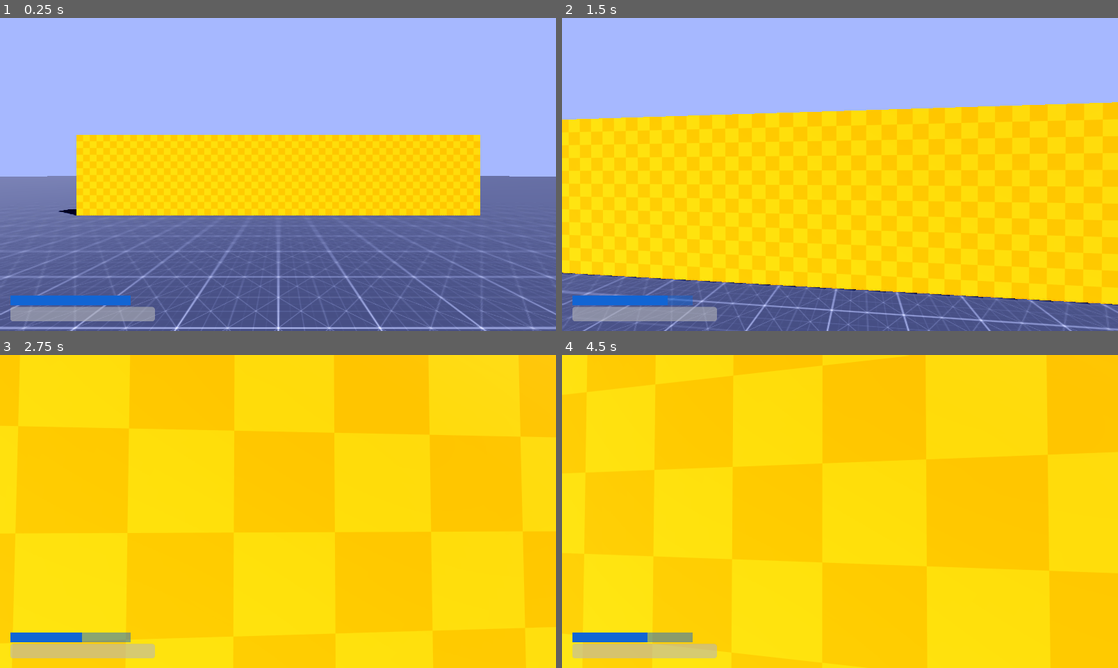
Above: before the commit, frames 1-4 (two rows, left to right).
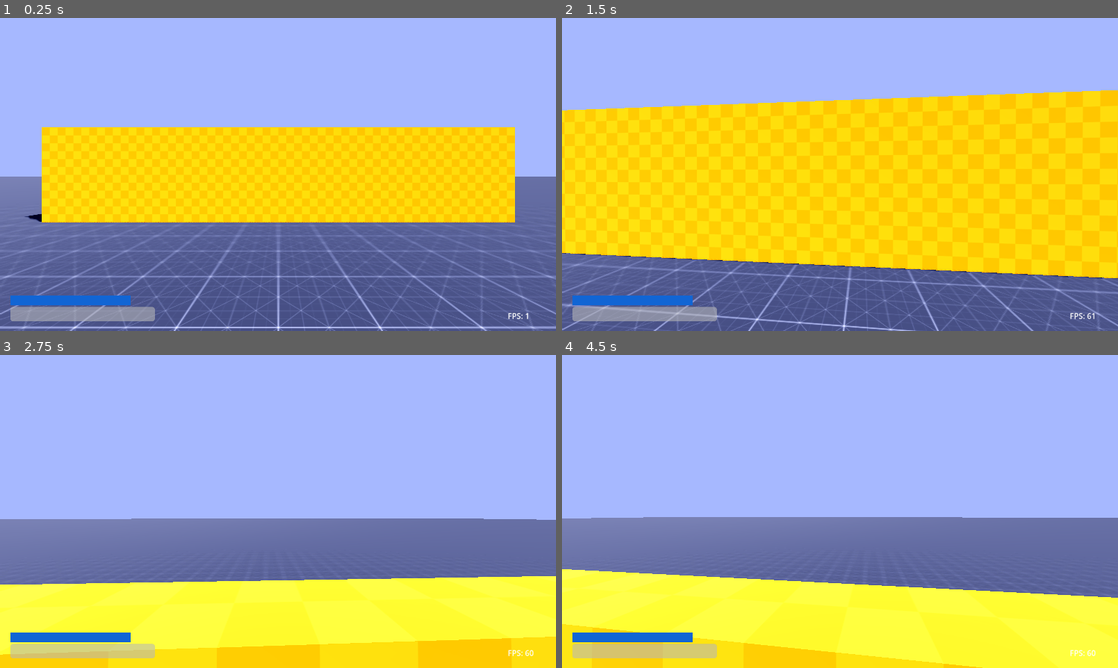
Above: after the commit, the same moments.

Repository: Polar4ik/Neysat
Game: Godot game, scene res://Scenes/World.tscn
The game is run twice, just before and just after one commit, with the same random seed, the same clock (stepped at 60 frames per second) and the same inputs.
Inputs (mouse positions are in pixels of both pictures, inside the frame that each line leads up to):
- Up to frame 1 (0.25 s): no input
- Up to frame 2 (1.5 s): move the mouse to (867, 174) at 0.52 s; hold Shift (sprint) 0.53-1.28 s; hold W (forward) from 0.53 s (still down); tap Space (jump) at 0.77, 0.8, 1.07, 1.35 s; move the mouse to (812, 174) at 1.27 s
- Up to frame 3 (2.75 s): keep holding W (forward); tap Space (jump) at 1.52, 1.82, 2.3 s; tap Shift (sprint) at 1.55 s; move the mouse to (289, 505) at 2.02 s; hold Shift (sprint) from 2.03 s (still down)
- Up to frame 4 (4.5 s): keep holding W (forward); move the mouse to (834, 517) at 2.77 s; release Shift (sprint) at 2.78 s; tap Shift (sprint) at 2.85, 4.35 s; tap Space (jump) at 3.02, 3.32, 3.6, 3.77, 4.07 s; move the mouse to (878, 514) at 3.52 s; move the mouse to (795, 508) at 4.27 s

The runs differ from the first frame. In frame 1, 8.0% of the frame differs, in the area x 0-100%, y 34-100%; in frame 2, 13%; in frame 3, 92%; in frame 4, 95%, in the area x 0-100%, y 0-100%.

Commit message:
Lien, UserInput

Diff:
--- /dev/null
+++ b/Components/LienComponent.tscn
@@ -0,0 +1,6 @@
+[gd_scene load_steps=2 format=3 uid="uid://bkofyoe1kjlby"]
+
+[ext_resource type="Script" path="res://Components/Scripts/LienComponent.gd" id="1_hfat1"]
+
+[node name="LienComponent" type="Node"]
+script = ExtResource("1_hfat1")
--- a/Components/Scripts/GravitationComponent.gd
+++ b/Components/Scripts/GravitationComponent.gd
@@ -2,8 +2,8 @@
 
 @onready var player: CharacterBody3D = get_parent()
 
-const GRAVITY := 9.8
+const GRAVITY := 9.3
 
 func gravity(delta: float) -> void:
 	if not player.is_on_floor():
-		player.velocity.y -= GRAVITY * delta
+		player.velocity.y -= GRAVITY * delta * 3
--- a/Components/Scripts/JumpComponent.gd
+++ b/Components/Scripts/JumpComponent.gd
@@ -2,8 +2,11 @@
 
 @onready var player: CharacterBody3D = get_parent()
 
-const JUMP_VELOCITY := 4.0
+const JUMP_VELOCITY := 10.0
+
+func _ready() -> void:
+	Events.jump.connect(jump)
 
 func jump() -> void:
-	if Input.is_action_just_pressed("jump") and player.is_on_floor():
+	if player.is_on_floor():
 		player.velocity.y = JUMP_VELOCITY
--- /dev/null
+++ b/Components/Scripts/LienComponent.gd
@@ -0,0 +1,51 @@
+extends Node
+
+enum LienEnum{
+	NONE,
+	LEFT,
+	RIGHT
+}
+var lien_state := LienEnum.NONE
+var lien_deg := 0.0
+
+@onready var body := get_parent().find_child("Body")
+@onready var collider := get_parent().find_child("Collider")
+
+#func _input(_event: InputEvent) -> void:
+#	if Input.is_action_just_pressed("right_lien") and lien_state == LienEnum.NONE:
+#		lien_state = LienEnum.RIGHT
+#		lien_deg = -35
+#	elif Input.is_action_just_pressed("left_lien") and lien_state == LienEnum.NONE:
+#		lien_state = LienEnum.LEFT
+#		lien_deg = 35
+#	elif Input.is_action_just_pressed("left_lien") or Input.is_action_just_pressed("right_lien") and lien_state != LienEnum.NONE:
+#		lien_state = LienEnum.NONE
+#		lien_deg = 0
+
+#func _ready() -> void:
+#	Events.lien_left.connect(lien_left)
+#	Events.lien_right.connect(lien_right)
+
+#func lien_left() -> void:
+#	if lien_state == LienEnum.NONE:
+#		lien_state = LienEnum.LEFT
+#		lien_deg = 35
+#		lien()
+#	elif lien_state != LienEnum.NONE:
+#		lien_state = LienEnum.NONE
+#		lien_deg = 0
+#		lien()
+#
+#func lien_right() -> void:
+#	if lien_state == LienEnum.NONE:
+#		lien_state = LienEnum.RIGHT
+#		lien_deg = -35
+#		lien()
+#	elif lien_state != LienEnum.NONE:
+#		lien_state = LienEnum.NONE
+#		lien_deg = 0
+#		lien()
+
+func lien() -> void:
+	body.rotation_degrees.z = lerp(float(body.rotation_degrees.z), lien_deg, 0.5)
+	collider.rotation_degrees.z = lien_deg
--- a/Components/Scripts/SprintComponent.gd
+++ b/Components/Scripts/SprintComponent.gd
@@ -2,20 +2,14 @@
 
 @export var max_stamina := 100.0
 var stamina := 0.0
+var can_reset_stamin := false
 
-const SPEED := 5.0
-const FRICTION := 9.0
+const SPEED := 10.0
 
 func _ready() -> void:
+#	Events.sprint.connect(sprint)
 	stamina = max_stamina
-	stamina = clamp(stamina, 0, max_stamina)
 
-func sprint(delta) -> void:
-	stamina = clamp(stamina, 0, max_stamina)
-	if stamina > 0 and Input.is_action_pressed("sprint") and Input.is_action_pressed("forward"):
-		$"../WalkComponent".walk(delta, SPEED)
-		stamina -= 0.5
-		Events.change_stamina.emit(stamina)
-	elif stamina < 100 and not Input.is_action_pressed("sprint"):
-		stamina += 0.1
-		Events.change_stamina.emit(stamina)
+func sprint() -> void:
+#	print("SPE")
+	Events.walk.emit(get_physics_process_delta_time(), SPEED)
--- /dev/null
+++ b/Components/Scripts/UserInput.gd
@@ -0,0 +1,16 @@
+extends Node
+
+func _input(_event: InputEvent) -> void:
+#	if Input.get_vector("left", "right", "forward", "down"):
+#		Events.walk.emit()
+	if Input.is_action_just_pressed("jump"):
+		Events.jump.emit()
+	if Input.is_action_pressed("sprint") and Input.is_action_pressed("forward"):
+		Events.sprint.emit()
+	if Input.is_action_just_pressed("left_lien"):
+		Events.lien_left.emit()
+	elif Input.is_action_just_pressed("right_lien"):
+		Events.lien_right.emit()
+
+func _physics_process(_delta: float) -> void:
+	$"../WalkComponent".walk()
--- a/Components/Scripts/WalkComponent.gd
+++ b/Components/Scripts/WalkComponent.gd
@@ -1,23 +1,19 @@
 extends Node
 
-@onready var player: CharacterBody3D = get_parent()
-@onready var head: Marker3D = player.find_child("Head")
-@onready var animation_player: AnimationPlayer = player.find_child("AnimationPlayer")
+@onready var player := get_parent()
+@onready var animation_player := player.find_child("AnimationPlayer")
 
 const SPEED := 3.0
 const FRICTION := 9.0
 
-func walk(delta: float, speed: int) -> void:
+#func _ready() -> void:
+#	Events.walk.connect(walk)
+
+func walk() -> void:
 	var input_dir := Input.get_vector("left", "right", "forward", "down")
-	var direction := (Basis(Vector3.UP, head.rotation.y) * Vector3(input_dir.x, 0, input_dir.y)).normalized()
-	if player.is_on_floor():
-		if direction:
-			player.velocity.x = direction.x * speed
-			player.velocity.z = direction.z * speed
-			animation_player.play("walk")
-		else:
-			player.velocity = lerp(player.velocity, Vector3.ZERO, FRICTION * delta)
-			animation_player.play("idle")
+	var direction := (Basis(Vector3.UP, player.rotation.y) * Vector3(input_dir.x, 0, input_dir.y)).normalized()
+	if direction:
+		player.velocity.x = direction.x * SPEED
+		player.velocity.z = direction.z * SPEED
 	else:
-		player.velocity.x = lerp(player.velocity.x, direction.x * speed, delta * 3)
-		player.velocity.z = lerp(player.velocity.z, direction.z * speed, delta * 3)
+		player.velocity = lerp(player.velocity, Vector3.ZERO, FRICTION * get_physics_process_delta_time())
--- a/Core/Singletons/Events.gd
+++ b/Core/Singletons/Events.gd
@@ -1,3 +1,9 @@
 extends Node
 
 signal change_stamina(value: float)
+
+signal walk
+signal jump
+signal sprint
+signal lien_left
+signal lien_right
--- a/Object/Player.tscn
+++ b/Object/Player.tscn
@@ -1,12 +1,14 @@
-[gd_scene load_steps=13 format=3 uid="uid://c1kpvocau5j4j"]
+[gd_scene load_steps=15 format=3 uid="uid://c1kpvocau5j4j"]
 
 [ext_resource type="Script" path="res://Scripts/PlayerController.gd" id="1_2ll41"]
 [ext_resource type="Script" path="res://Scripts/HeadController.gd" id="2_1fcxj"]
 [ext_resource type="PackedScene" uid="uid://dsvuvj8je7lgo" path="res://Object/hud.tscn" id="3_gkfl2"]
+[ext_resource type="Script" path="res://Components/Scripts/UserInput.gd" id="4_8dxa2"]
 [ext_resource type="PackedScene" uid="uid://i2ulstyn08uk" path="res://Components/WalkComponent.tscn" id="4_q3kt8"]
 [ext_resource type="PackedScene" uid="uid://dtnyyq82c7yad" path="res://Components/GravitationComponent.tscn" id="5_bgmeh"]
 [ext_resource type="PackedScene" uid="uid://d0b8f3s3n2ms0" path="res://Components/JumpComponent.tscn" id="6_672i0"]
 [ext_resource type="PackedScene" uid="uid://dn6fbdlgl5333" path="res://Components/SprintComponent.tscn" id="7_qa3v8"]
+[ext_resource type="PackedScene" uid="uid://bkofyoe1kjlby" path="res://Components/LienComponent.tscn" id="8_ctpmw"]
 
 [sub_resource type="CapsuleShape3D" id="CapsuleShape3D_kshfw"]
 
@@ -15,7 +17,7 @@
 tracks/0/type = "value"
 tracks/0/imported = false
 tracks/0/enabled = true
-tracks/0/path = NodePath("Head:position")
+tracks/0/path = NodePath("Body/Head:position")
 tracks/0/interp = 1
 tracks/0/loop_wrap = true
 tracks/0/keys = {
@@ -32,7 +34,7 @@
 tracks/0/type = "value"
 tracks/0/imported = false
 tracks/0/enabled = true
-tracks/0/path = NodePath("Head:position")
+tracks/0/path = NodePath("Body/Head:position")
 tracks/0/interp = 1
 tracks/0/loop_wrap = true
 tracks/0/keys = {
@@ -49,7 +51,7 @@
 tracks/0/type = "value"
 tracks/0/imported = false
 tracks/0/enabled = true
-tracks/0/path = NodePath("Head:position")
+tracks/0/path = NodePath("Body/Head:position")
 tracks/0/interp = 1
 tracks/0/loop_wrap = true
 tracks/0/keys = {
@@ -72,22 +74,26 @@
 [node name="Collider" type="CollisionShape3D" parent="."]
 shape = SubResource("CapsuleShape3D_kshfw")
 
-[node name="Head" type="Marker3D" parent="."]
+[node name="Body" type="Marker3D" parent="."]
+
+[node name="Head" type="Marker3D" parent="Body"]
 transform = Transform3D(1, 0, 0, 0, 1, 0, 0, 0, 1, 0, 0.5, 0)
 script = ExtResource("2_1fcxj")
 
-[node name="Camera3D" type="Camera3D" parent="Head"]
+[node name="Camera3D" type="Camera3D" parent="Body/Head"]
 
-[node name="HUD" parent="Head/Camera3D" instance=ExtResource("3_gkfl2")]
+[node name="HUD" parent="Body/Head/Camera3D" instance=ExtResource("3_gkfl2")]
 
 [node name="AnimationPlayer" type="AnimationPlayer" parent="."]
-autoplay = "idle"
 playback_default_blend_time = 0.5
 movie_quit_on_finish = true
 libraries = {
 "": SubResource("AnimationLibrary_hrpk1")
 }
-blend_times = [&"idle", &"walk", 0.5, &"walk", &"idle", 0.5]
+blend_times = [&"walk", &"idle", 0.5, &"idle", &"walk", 0.5]
+
+[node name="UserInput" type="Node" parent="."]
+script = ExtResource("4_8dxa2")
 
 [node name="WalkComponent" parent="." instance=ExtResource("4_q3kt8")]
 
@@ -97,4 +103,4 @@
 
 [node name="SprintComponent" parent="." instance=ExtResource("7_qa3v8")]
 
-[node name="Node" type="Node" parent="."]
+[node name="LienComponent" parent="." instance=ExtResource("8_ctpmw")]
--- a/Object/hud.tscn
+++ b/Object/hud.tscn
@@ -7,7 +7,7 @@
 	Events.change_stamina.connect(_update_stamine)
 
 func _update_stamine(value: float) -> void:
-		$Stamina.value = lerp($Stamina.value, value, 0.5)
+		$Stamina.value = lerp($Stamina.value, value, 2 / PI)
 "
 
 [sub_resource type="StyleBoxFlat" id="StyleBoxFlat_m788u"]
@@ -19,6 +19,14 @@
 [sub_resource type="Theme" id="Theme_l7q0g"]
 ProgressBar/styles/background = SubResource("StyleBoxFlat_m788u")
 ProgressBar/styles/fill = SubResource("StyleBoxFlat_me7e1")
+
+[sub_resource type="GDScript" id="GDScript_yrqn6"]
+script/source = "extends VBoxContainer
+
+
+func _process(_delta: float) -> void:
+	$FPSLabel.text = \"FPS: \" + str(Engine.get_frames_per_second())
+"
 
 [node name="HUDRoot" type="CanvasLayer"]
 
@@ -33,13 +41,16 @@
 theme_override_constants/margin_right = 20
 theme_override_constants/margin_bottom = 20
 
-[node name="VBoxContainer" type="VBoxContainer" parent="MarginContainer"]
+[node name="HBoxContainer" type="HBoxContainer" parent="MarginContainer"]
+layout_mode = 2
+
+[node name="Statistic" type="VBoxContainer" parent="MarginContainer/HBoxContainer"]
 layout_mode = 2
 size_flags_horizontal = 0
 size_flags_vertical = 8
 script = SubResource("GDScript_t4fbh")
 
-[node name="Stamina" type="ProgressBar" parent="MarginContainer/VBoxContainer"]
+[node name="Stamina" type="ProgressBar" parent="MarginContainer/HBoxContainer/Statistic"]
 custom_minimum_size = Vector2(250, 20)
 layout_mode = 2
 size_flags_horizontal = 0
@@ -47,9 +58,20 @@
 value = 100.0
 show_percentage = false
 
-[node name="Hp" type="ProgressBar" parent="MarginContainer/VBoxContainer"]
+[node name="Hp" type="ProgressBar" parent="MarginContainer/HBoxContainer/Statistic"]
 custom_minimum_size = Vector2(300, 30)
 layout_mode = 2
 size_flags_horizontal = 3
 value = 100.0
 show_percentage = false
+
+[node name="Info" type="VBoxContainer" parent="MarginContainer/HBoxContainer"]
+layout_mode = 2
+size_flags_horizontal = 10
+size_flags_vertical = 8
+script = SubResource("GDScript_yrqn6")
+
+[node name="FPSLabel" type="Label" parent="MarginContainer/HBoxContainer/Info"]
+custom_minimum_size = Vector2(80, 20)
+layout_mode = 2
+text = "FPS:999"
--- a/Scenes/World.tscn
+++ b/Scenes/World.tscn
@@ -32,7 +32,7 @@
 size = Vector3(500, 1, 500)
 
 [node name="Wall" type="CSGBox3D" parent="."]
-transform = Transform3D(1, 0, 0, 0, 1, 0, 0, 0, 1, 0, 2, -7.8)
+transform = Transform3D(1, 0, 0, 0, 1, 0, 0, 0, 1, 0, 2, -6.7)
 material_override = SubResource("StandardMaterial3D_5vqo2")
 use_collision = true
 size = Vector3(15, 3, 0.5)
--- a/Scripts/HeadController.gd
+++ b/Scripts/HeadController.gd
@@ -5,10 +5,7 @@
 func _ready() -> void:
 	Input.mouse_mode = Input.MOUSE_MODE_CAPTURED
 
-func _process(_delta: float) -> void:
-	rotation_degrees.x = clamp(rotation_degrees.x, -90, 90)
-
 func _input(event: InputEvent) -> void:
 	if event is InputEventMouseMotion:
-		rotation_degrees.y -= event.relative.x * sensity
 		rotation_degrees.x -= event.relative.y * sensity
+		rotation_degrees.x = clamp(rotation_degrees.x, -90, 90)
--- a/Scripts/PlayerController.gd
+++ b/Scripts/PlayerController.gd
@@ -1,29 +1,14 @@
 extends CharacterBody3D
-
-#enum StateMachine {
-#	IDLE,
-#	WALK,
-#	JUMP,
-#	SPRINT
-#}
-#var state := StateMachine.IDLE
 
 func _physics_process(delta: float) -> void:
 	gravity(delta)
-	walk(delta)
-	jump()
-	sprint(delta)
 
 	move_and_slide()
 
-func walk(delta: float) -> void:
-	$WalkComponent.walk(delta, $WalkComponent.SPEED)
+func _input(event: InputEvent) -> void:
+	var sensity = 0.1
+	if event is InputEventMouseMotion:
+		rotation_degrees.y -= event.relative.x * sensity
 
 func gravity(delta: float) -> void:
 	$GravitationComponent.gravity(delta)
-
-func jump() -> void:
-	$JumpComponent.jump()
-
-func sprint(delta: float) -> void:
-	$SprintComponent.sprint(delta)
--- a/project.godot
+++ b/project.godot
@@ -13,6 +13,7 @@
 config/name="Neysat"
 run/main_scene="res://Scenes/World.tscn"
 config/features=PackedStringArray("4.1", "GL Compatibility")
+run/max_fps=1000
 config/icon="res://icon.svg"
 
 [autoload]
@@ -60,6 +61,16 @@
 "events": [Object(InputEventKey,"resource_local_to_scene":false,"resource_name":"","device":-1,"window_id":0,"alt_press …(182 unchanged characters)…
 ]
 }
+left_lien={
+"deadzone": 0.5,
+"events": [Object(InputEventKey,"resource_local_to_scene":false,"resource_name":"","device":-1,"window_id":0,"alt_pressed":false,"shift_pressed":false,"ctrl_pressed":false,"meta_pressed":false,"pressed":false,"keycode":0,"physical_keycode":81,"key_label":0,"unicode":113,"echo":false,"script":null)
+]
+}
+right_lien={
+"deadzone": 0.5,
+"events": [Object(InputEventKey,"resource_local_to_scene":false,"resource_name":"","device":-1,"window_id":0,"alt_pressed":false,"shift_pressed":false,"ctrl_pressed":false,"meta_pressed":false,"pressed":false,"keycode":0,"physical_keycode":69,"key_label":0,"unicode":101,"echo":false,"script":null)
+]
+}
 
 [rendering]
 
Not shown: 1 places in Object/hud.tscn that only renumber resources
